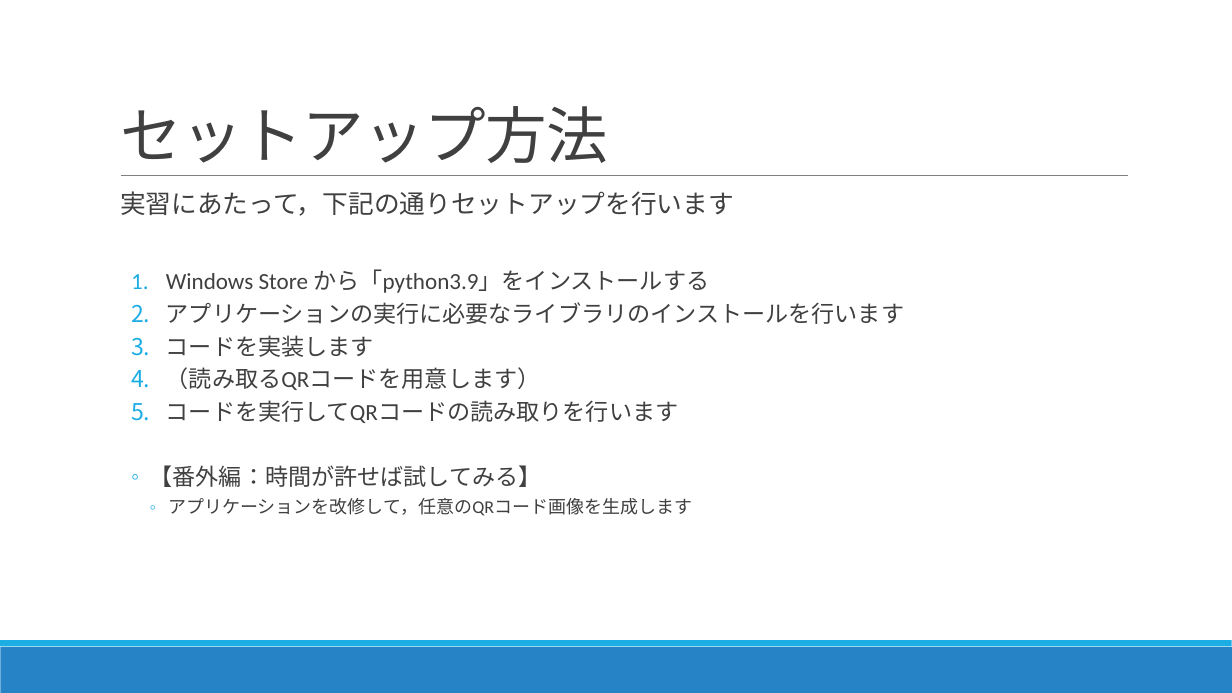
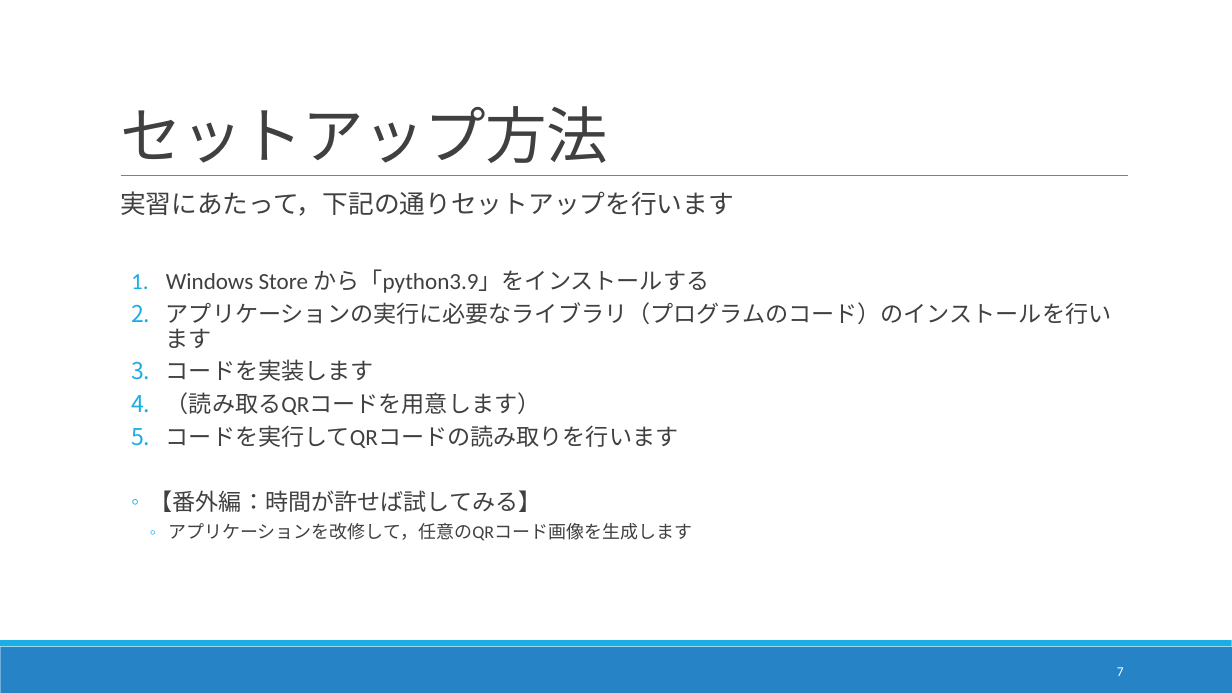
Before and after one commit to nc30mtd/noastec-smiottk, a slide deck: slide 7 of IoTセミナーテキスト.pptx (slide 6 before the commit). Drawn at 1232x693 pixels with LibreOffice and Linux fonts; fonts in the diff are those of the drawing. Boxes give left, top, right and bottom in pixels: in the first picture for what was removed or moved away, otherwise in the second. Text is boxed around its words. In the diff, an @@ line names an element or a change of style, - is before the commit and + after.

Commit message:
・テキストタイトル修正 ・ページ数挿入 ・P2事前確認のページ作成（インストールしているか確認） ・P4　何のことからわからないと言われた「通材」の絵を入れてみました ・P8以降、「事前に済」「実習」「入力サポートあり」「講師実演」を補記 ・P9　何のことからわからないと言われた「ディレクトリ」「コンソール」に括弧補足 ・P18、34、50休憩・お疲れさまの挿絵

```diff
--- a/IoTセミナーテキスト.pptx
+++ b/IoTセミナーテキスト.pptx
@@ text at <box>166,302,1111,348</box>: text changed @@
-  2. アプリケーションの実行に必要なライブラリのインストールを行います
+  2. アプリケーションの実行に必要なライブラリ（プログラムのコード）のインストールを行います
@@ page number added at <box>1117,667,1124,676</box>, 10.5 pt, text #FFFFFF @@
+7
```
Also in this commit, not shown: 45 other slides changed, 4 slides added, 1 slide removed.
